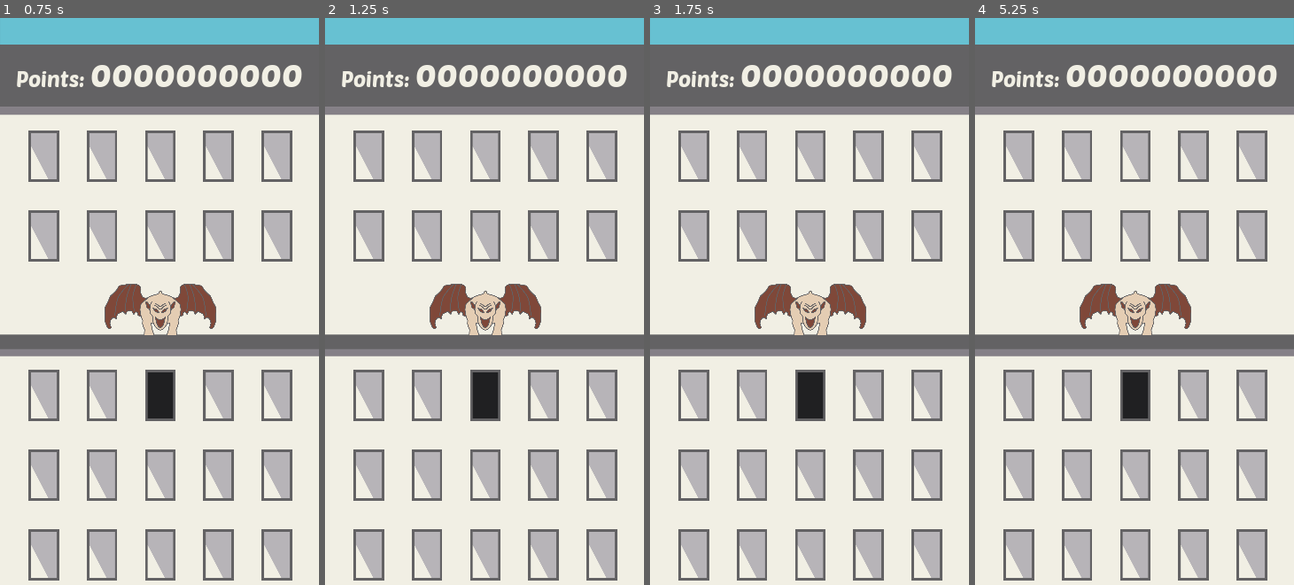
Above: before the commit, frames 1-4 (left to right).
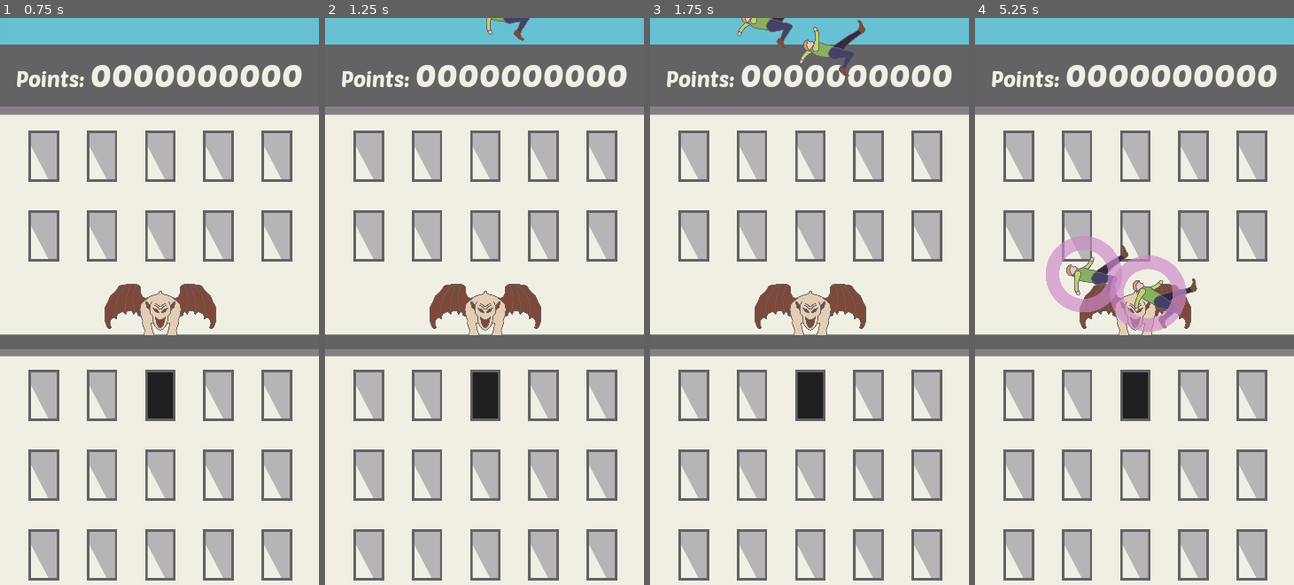
Above: after the commit, the same moments.

Repository: marc-jones/gmtk-jam-2021
Game: Godot game, scene res://nodes/PlayScene.tscn
Two runs of this game, one before a commit and one after it. Both use one fixed random seed, a clock stepped at 60 frames per second and the inputs below.
Inputs (mouse positions are in pixels of both pictures, inside the frame that each line leads up to):
- Up to frame 1 (0.75 s): tap Enter at 0.5 s; move the mouse to (229, 273) at 0.52 s; click (229, 273) at 0.67 s
- Up to frame 2 (1.25 s): no input
- Up to frame 3 (1.75 s): drag from (745, 329) to (694, 154) at 1.27 s
- Up to frame 4 (5.25 s): move the mouse to (1166, 176) at 2.02 s; click (1166, 176) at 2.17 s; drag from (1118, 414) to (1019, 233) at 2.77 s; move the mouse to (1230, 386) at 3.52 s; click (1230, 386) at 3.67 s; drag from (1038, 216) to (1019, 556) at 4.27 s; move the mouse to (1150, 301) at 5.02 s; click (1150, 301) at 5.17 s

Frame 1 is identical in both runs. In frame 2, 0.2% of the frame differs, in the area x 50-65%, y 0-5%; in frame 3, 0.9%; in frame 4, 3.7%, in the area x 22-70%, y 38-56%.

Commit message:
Points total at the top updates

Diff:
--- a/nodes/PlayScene.tscn
+++ b/nodes/PlayScene.tscn
@@ -1,9 +1,10 @@
-[gd_scene load_steps=10 format=2]
+[gd_scene load_steps=13 format=2]
 
 [ext_resource path="res://scripts/PlayScene.gd" type="Script" id=1]
 [ext_resource path="res://assets/background.svg" type="Texture" id=2]
 [ext_resource path="res://assets/fonts/PoetsenOne-Regular.ttf" type="DynamicFontData" id=3]
 [ext_resource path="res://nodes/Gargoyle.tscn" type="PackedScene" id=4]
+[ext_resource path="res://scripts/HUD.gd" type="Script" id=5]
 [ext_resource path="res://scripts/Overlay.gd" type="Script" id=6]
 [ext_resource path="res://scripts/Windows.gd" type="Script" id=7]
 
@@ -16,6 +17,62 @@
 size = 36
 use_filter = true
 font_data = ExtResource( 3 )
+
+[sub_resource type="Animation" id=6]
+resource_name = "negative"
+length = 0.2
+tracks/0/type = "value"
+tracks/0/path = NodePath("Number:custom_colors/font_color")
+tracks/0/interp = 1
+tracks/0/loop_wrap = true
+tracks/0/imported = false
+tracks/0/enabled = true
+tracks/0/keys = {
+"times": PoolRealArray( 0, 0.1, 0.2 ),
+"transitions": PoolRealArray( 0.183011, 5.46448, 1 ),
+"update": 0,
+"values": [ Color( 0.94902, 0.941176, 0.898039, 1 ), Color( 0.705882, 0.321569, 0.321569, 1 ), Color( 0.94902, 0.941176, 0.898039, 1 ) ]
+}
+tracks/1/type = "value"
+tracks/1/path = NodePath("Number:rect_position")
+tracks/1/interp = 1
+tracks/1/loop_wrap = true
+tracks/1/imported = false
+tracks/1/enabled = true
+tracks/1/keys = {
+"times": PoolRealArray( 0, 0.1, 0.2 ),
+"transitions": PoolRealArray( 0.183, 5.46448, 1 ),
+"update": 0,
+"values": [ Vector2( 101, 46 ), Vector2( 101, 52 ), Vector2( 101, 46 ) ]
+}
+
+[sub_resource type="Animation" id=5]
+resource_name = "positive"
+length = 0.2
+tracks/0/type = "value"
+tracks/0/path = NodePath("Number:custom_colors/font_color")
+tracks/0/interp = 1
+tracks/0/loop_wrap = true
+tracks/0/imported = false
+tracks/0/enabled = true
+tracks/0/keys = {
+"times": PoolRealArray( 0, 0.1, 0.2 ),
+"transitions": PoolRealArray( 0.183011, 5.46448, 1 ),
+"update": 0,
+"values": [ Color( 0.94902, 0.941176, 0.898039, 1 ), Color( 0.541176, 0.690196, 0.376471, 1 ), Color( 0.94902, 0.941176, 0.898039, 1 ) ]
+}
+tracks/1/type = "value"
+tracks/1/path = NodePath("Number:rect_position")
+tracks/1/interp = 1
+tracks/1/loop_wrap = true
+tracks/1/imported = false
+tracks/1/enabled = true
+tracks/1/keys = {
+"times": PoolRealArray( 0, 0.1, 0.2 ),
+"transitions": PoolRealArray( 0.183, 5.46448, 1 ),
+"update": 0,
+"values": [ Vector2( 101, 46 ), Vector2( 101, 40 ), Vector2( 101, 46 ) ]
+}
 
 [sub_resource type="RectangleShape2D" id=3]
 extents = Vector2( 456, 28 )
@@ -36,6 +93,7 @@
 script = ExtResource( 7 )
 
 [node name="HUD" type="Node2D" parent="."]
+script = ExtResource( 5 )
 
 [node name="Points" type="Label" parent="HUD"]
 margin_left = 17.0
@@ -53,7 +111,7 @@
 margin_left = 101.0
 margin_top = 46.0
 margin_right = 341.0
-margin_bottom = 90.0
+margin_bottom = 90.0001
 custom_fonts/font = SubResource( 2 )
 custom_colors/font_color = Color( 0.94902, 0.941176, 0.898039, 1 )
 text = "0000000000"
@@ -61,12 +119,14 @@
 "_edit_use_anchors_": false
 }
 
+[node name="AnimationPlayer" type="AnimationPlayer" parent="HUD"]
+anims/negative = SubResource( 6 )
+anims/positive = SubResource( 5 )
+
 [node name="Entities" type="Node2D" parent="."]
 
 [node name="Overlay" type="Node2D" parent="."]
 script = ExtResource( 6 )
-
-[node name="AttachPoints" type="Node2D" parent="Overlay"]
 
 [node name="PeopleCatcher" type="Area2D" parent="."]
 position = Vector2( 180, 754 )
@@ -77,3 +137,5 @@
 shape = SubResource( 3 )
 
 [node name="PersonTimer" type="Timer" parent="."]
+
+[node name="Tween" type="Tween" parent="."]
--- /dev/null
+++ b/scripts/HUD.gd
@@ -0,0 +1,14 @@
+extends Node2D
+
+var points = 0
+var neg_col = "#b45252"
+var pos_col = "#8ab060"
+
+func record_points(amount):
+	points += amount
+	points = clamp(points, 0, points)
+	$Number.text = "%010d" % points
+	if amount < 0:
+		$AnimationPlayer.play("negative")
+	else:
+		$AnimationPlayer.play("positive")
--- a/scripts/PlayScene.gd
+++ b/scripts/PlayScene.gd
@@ -26,6 +26,7 @@
 func _ready():
 	$PeopleCatcher.connect("body_entered", self, "person_off_screen")
 	setup_timer()
+	spawn_person()
 
 func _input(event):
 	if event is InputEventScreenTouch:
@@ -101,6 +102,7 @@
 
 func register_points(location, amount):
 	add_points_indicator(location, amount)
+	$HUD.record_points(amount)
 
 func add_points_indicator(location, amount):
 	var points_text = points_text_packed.instance()
